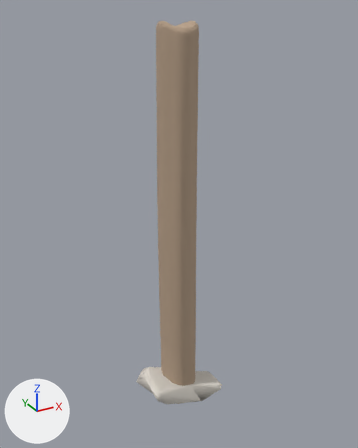
Renders of the glTF model assets/tower/approved-library/architecture/bagana-f3-3x13x3-v2.glb from each side of a commit.
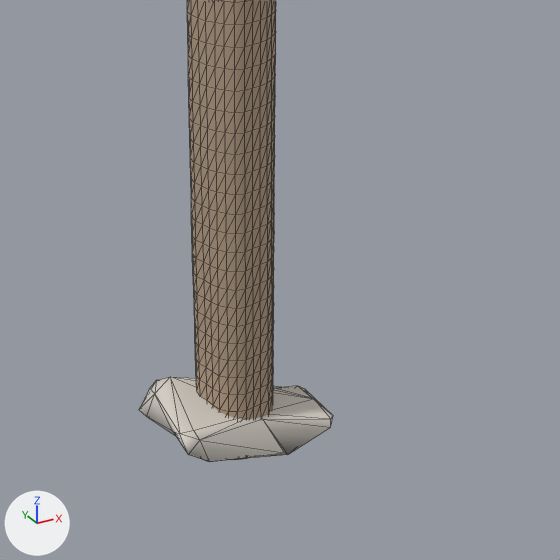
Each version is shown whole from a camera (50 mm lens) standing at (-1.633, -2.985, 1.693) and looking at (0.044, 0.064, 0.169), then close up on the part from 21% to 90% of the width and 45% to 100% of the height. The lights are fixed; the arrows at lower left show +X, +Y and +Z. The first two pictures are the older version. The close-ups show mesh edges as thin lines.

Names of what the first close-up shows: 'bagana_stone', 'bagana_wood'.
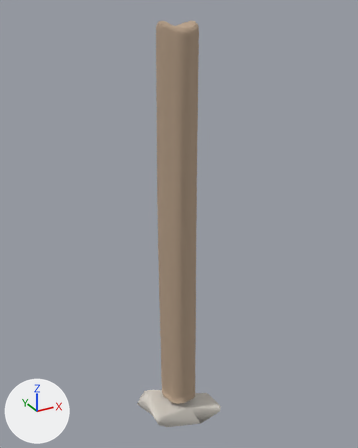
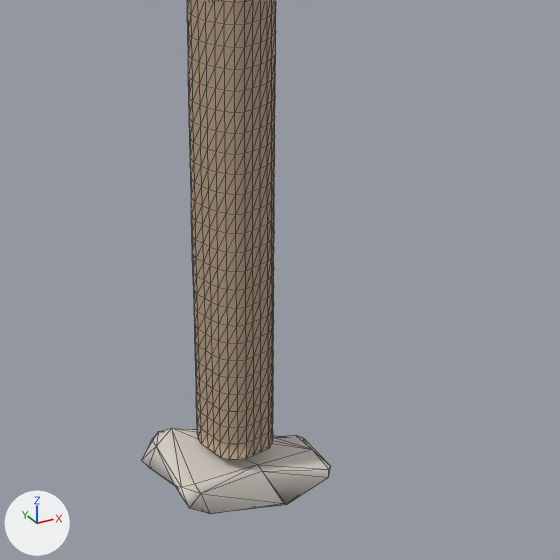
Where the change shows, as pixel boxes [x1, y1, x2, y2] in the close-ups (560 x 560 px):
'bagana_stone', moved: before [139, 377, 333, 462]; after [141, 428, 331, 514]

The edits, one by one:
me_bagana_form_3_stone is used by ob_bagana_stone; location (0.0, 0.0, 0.0).
me_bagana_form_3_stone had 35 vertices, 66 faces and spanned x -0.322..0.322, y -0.223..0.223, z -1.375..-1.125.
me_bagana_form_3_stone now has 35 vertices, 66 faces and spans x -0.322..0.322, y -0.223..0.223, z -1.625..-1.375.
me_bagana_form_3_stone part 1: the whole mesh is moved by (0.0, 0.0, -0.25).
